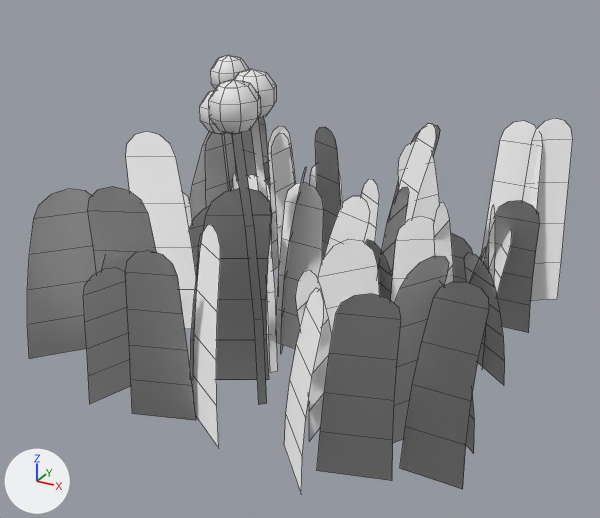
The FBX model Assets/Models/Tile/Grass/grass_thin_2.fbx, before and after one commit.
Rendered twice from a camera (50 mm lens) standing at (1.236, -1.192, 0.991) and looking at (0.398, 0.332, 0.229). The lights are fixed; the arrows at lower left show +X, +Y and +Z. The picture after the commit comes second. Mesh edges are drawn as thin lines. Where no turn or scale is listed for an object, it has been applied to the vertices.

Before the edit, the objects in view are built like this:
```python
me_grass_thin_2 = bpy.data.meshes.new('grass_thin_2')
me_grass_thin_2.from_pydata(...)  # 919 vertices, 421 faces; spans x -0.128..0.933, y -0.135..0.945, z 0.0..0.685
ob_grass_thin_2 = bpy.data.objects.new('grass_thin_2', me_grass_thin_2)
ob_grass_thin_2.location = (0.0, 0.0, 0.0)
```
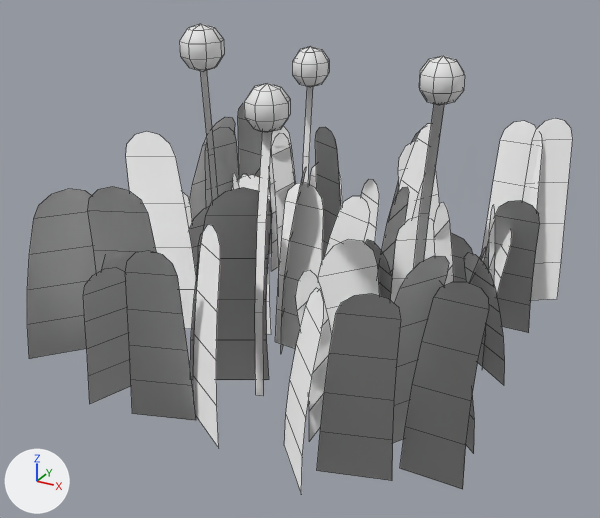
Commit message: Show more flowers on shorter grass so mowing only adds flowers

Pixel boxes (x1, y1, x2, y2) of what changed, in the pictures (600 x 518 px; the box of a moved part takes in the faces that stretch with it):
'grass_thin_2', reshaped (7% taller): before (27, 55, 572, 492); after (27, 24, 572, 492)
part 1 of me_grass_thin_2, moved or reshaped: before (210, 55, 249, 89); after (179, 24, 224, 71)
part 2 of me_grass_thin_2, moved or reshaped: before (232, 133, 267, 405); after (255, 131, 272, 396)
part 3 of me_grass_thin_2, moved or reshaped: before (208, 79, 261, 134); after (244, 83, 290, 132)
part 4 of me_grass_thin_2, moved or reshaped: before (199, 90, 226, 134); after (292, 46, 329, 87)
part 5 of me_grass_thin_2, moved or reshaped: before (235, 69, 276, 119); after (419, 56, 465, 105)
part 6 of me_grass_thin_2, moved or reshaped: before (222, 119, 278, 372); after (303, 86, 445, 268)
part 7 of me_grass_thin_2, moved or reshaped (mostly hidden before): before (234, 152, 238, 179); after (200, 71, 218, 201)

Patch to the scene script:
```diff
--- a/Assets/Models/Tile/Grass/grass_thin_2.fbx.py
+++ b/Assets/Models/Tile/Grass/grass_thin_2.fbx.py
@@ me_grass_thin_2 @@
 # used by ob_grass_thin_2; location = (0.0, 0.0, 0.0)
-me_grass_thin_2.from_pydata(...)  # 919 vertices, 421 faces; spans x -0.128..0.933, y -0.135..0.945, z 0.0..0.685
-me_grass_thin_2.vertices[735].co = (0.156, 0.49, 0.0)
-me_grass_thin_2.vertices[736].co = (0.152, 0.472, 0.0)
-me_grass_thin_2.vertices[737].co = (0.154, 0.488, 0.189)
-me_grass_thin_2.vertices[738].co = (0.15, 0.471, 0.189)
-me_grass_thin_2.vertices[739].co = (0.147, 0.483, 0.378)
-me_grass_thin_2.vertices[740].co = (0.143, 0.466, 0.378)  # pixel (235, 164)
-me_grass_thin_2.vertices[741].co = (0.137, 0.475, 0.567)
-me_grass_thin_2.vertices[742].co = (0.133, 0.457, 0.567)
+me_grass_thin_2.from_pydata(...)  # 919 vertices, 421 faces; spans x -0.128..0.933, y -0.135..0.945, z 0.0..0.742
+# me_grass_thin_2 part 1: the loose piece of 34 vertices spanning x 0.088..0.182, y 0.419..0.513, z 0.547..0.646 is scaled about its middle by 1.06, then moved by (0.014, -0.127, 0.085)
+# me_grass_thin_2 part 2: the loose piece of 8 vertices spanning x 0.396..0.453, y 0.069..0.086, z 0.0..0.603 is multiplied about its middle by the matrix ((-0.899, -0.46, 0.002), (0.46, -0.899, -0.007), (0.005, -0.005, 1.01)), then moved by (0.02, 0.019, 0.003)
+# me_grass_thin_2 part 3: the loose piece of 34 vertices spanning x 0.354..0.451, y 0.026..0.123, z 0.583..0.685 is scaled about its middle by 0.882, then moved by (0.063, 0.012, 0.003)
+# me_grass_thin_2 part 4: the loose piece of 34 vertices spanning x 0.258..0.347, y 0.135..0.224, z 0.544..0.637 is scaled about its middle by 1.06, then moved by (-0.027, 0.43, 0.015)
+# me_grass_thin_2 part 5: the loose piece of 34 vertices spanning x 0.328..0.423, y 0.134..0.229, z 0.583..0.683 is scaled about its middle by 0.847, then moved by (0.387, -0.011, 0.067)
+# me_grass_thin_2 part 6: 16 of 919 vertices moved; they spanned x 0.299..0.406, y 0.171..0.217, z 0.0..0.603 and now span x 0.263..0.771, y 0.167..0.618, z 0.0..0.674; mean shift (0.154, 0.195, 0.021); largest move (0.306, 0.171, 0.563) -> (0.279, 0.618, 0.577)
+# me_grass_thin_2 part 7
+me_grass_thin_2.vertices[735].co = (0.154, 0.377, 0.0)
+me_grass_thin_2.vertices[736].co = (0.149, 0.36, 0.0)
+me_grass_thin_2.vertices[737].co = (0.154, 0.374, 0.217)
+me_grass_thin_2.vertices[738].co = (0.149, 0.356, 0.217)
+me_grass_thin_2.vertices[739].co = (0.153, 0.364, 0.433)  # pixel (214, 154)
+me_grass_thin_2.vertices[740].co = (0.148, 0.347, 0.433)  # pixel (208, 155)
+me_grass_thin_2.vertices[741].co = (0.151, 0.347, 0.65)
+me_grass_thin_2.vertices[742].co = (0.146, 0.33, 0.65)
+# other edits to the shape of me_grass_thin_2 do not show in these pictures
```
